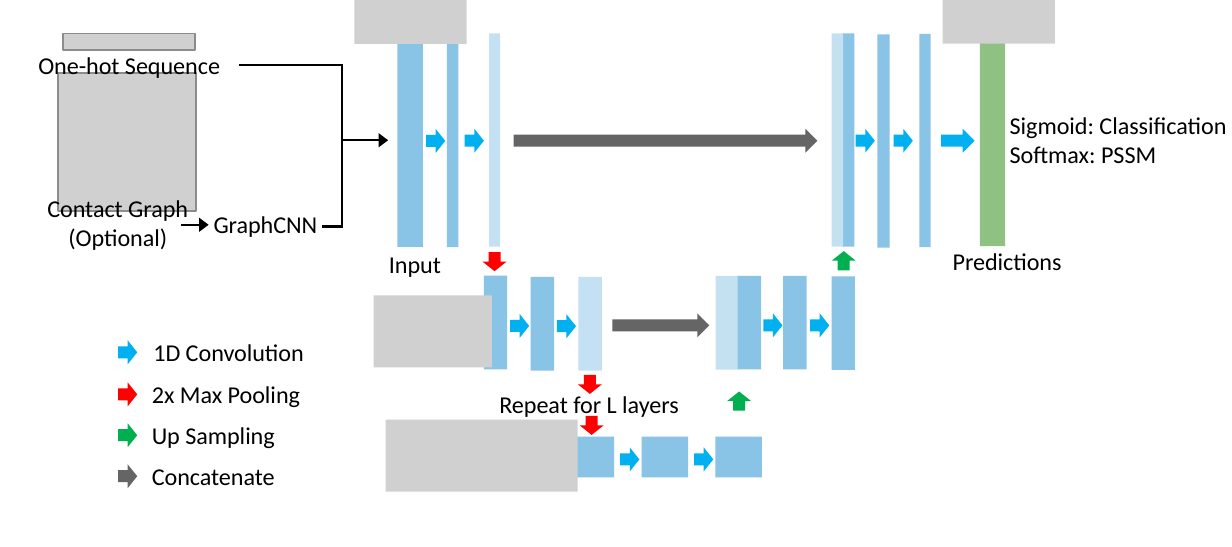
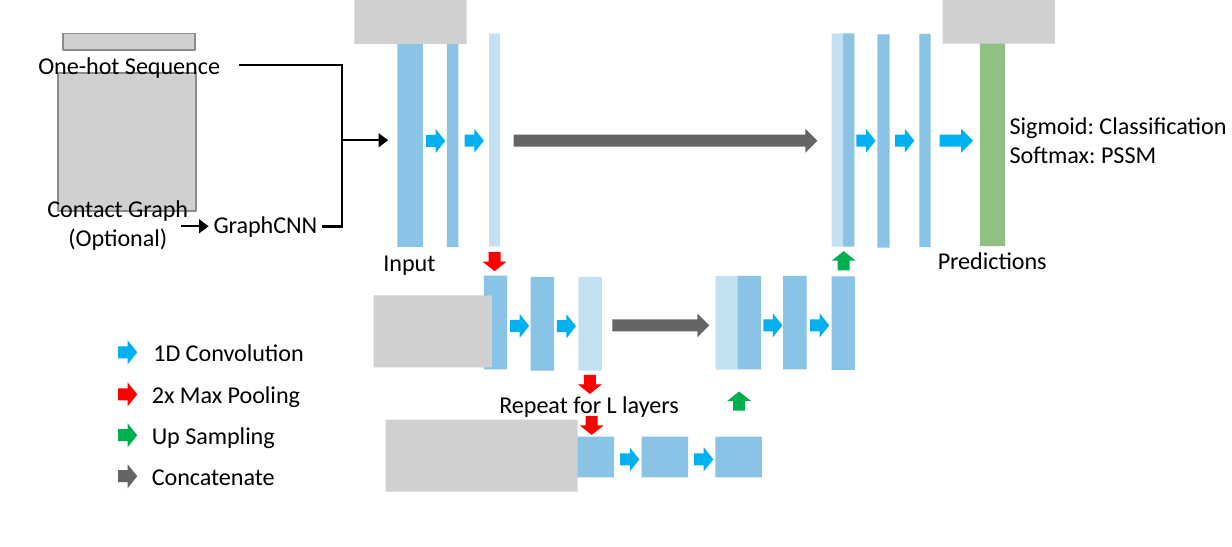
Before and after one commit to allydunham/sequence_unet, a slide deck: slide 1 of figures/model_schematic.pptx. Drawn at 1232x547 pixels with LibreOffice and Linux fonts; fonts in the diff are those of the drawing; grey boxes stand for pictures. Boxes give left, top, right and bottom in pixels: in the first picture for what was removed or moved away, otherwise in the second. Text is boxed around its words. In the diff, an @@ line names an element or a change of style, - is before the commit and + after.

```diff
--- a/figures/model_schematic.pptx
+++ b/figures/model_schematic.pptx
@@ text "Predictions" moved from (x1=953, y1=253, x2=1062, y2=270) to (x1=938, y1=252, x2=1047, y2=269) @@
@@ text "Input" moved from (x1=389, y1=257, x2=441, y2=277) to (x1=383, y1=255, x2=435, y2=275) @@
```
Also in this commit, not shown: 1 other file.
